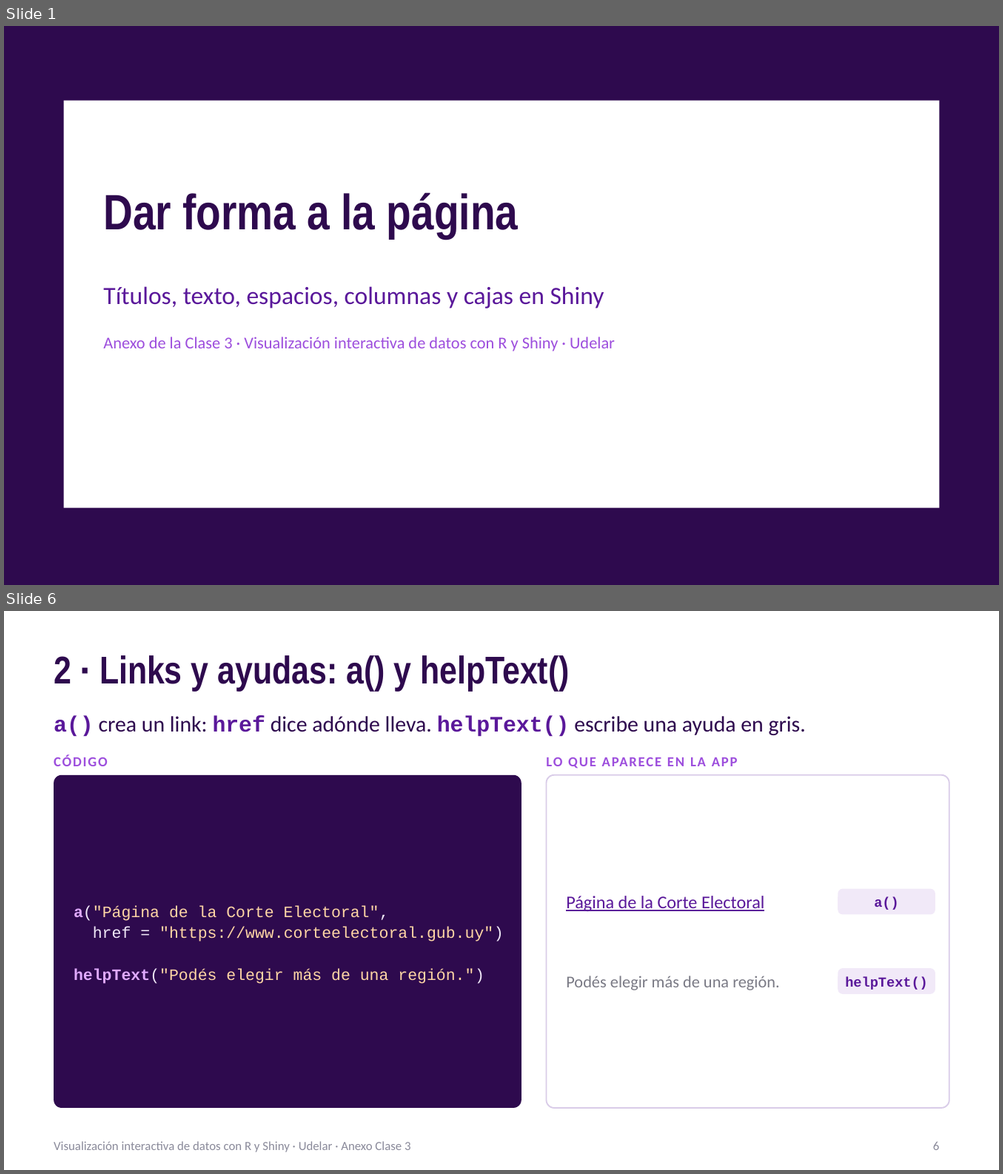
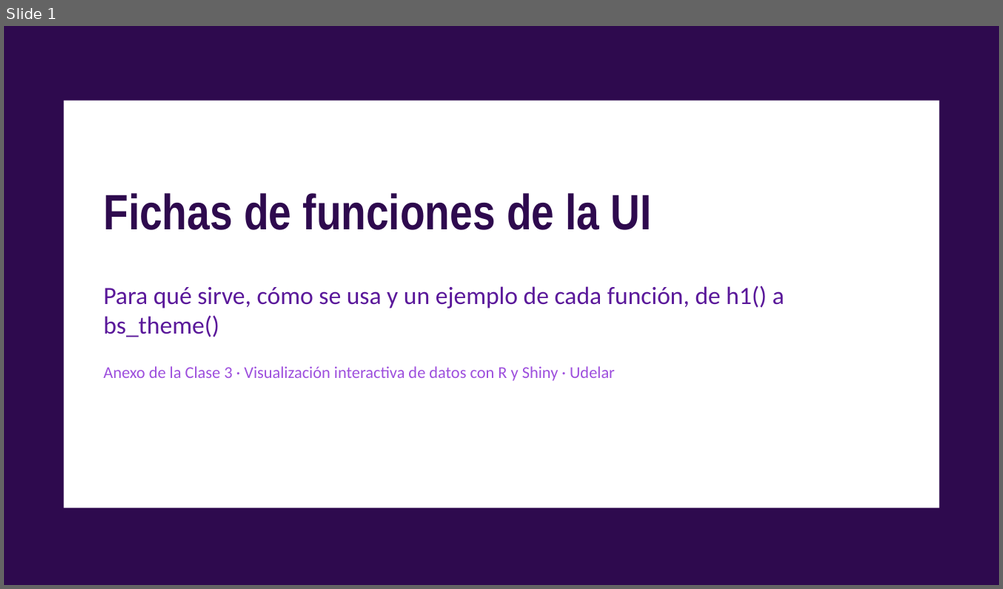
Before and after one commit to nahura99/visualizacion_datos_shiny, a slide deck: clase3/clase3_anexo_ui.pptx. Shown one above the other, each under a label of ours: slides 1 and 6 before the commit, slide 1 after it; the slides between them are not shown. The pictures are 1003x1174 and 1003x589 pixels, drawn with LibreOffice and Linux fonts; fonts in the diff are those of the drawing. Boxes give left, top, right and bottom in pixels: in the first picture for what was removed or moved away, otherwise in the second. Text is boxed around its words. In the diff, an @@ line names an element or a change of style, - is before the commit and + after.

```diff
--- a/clase3/clase3_anexo_ui.pptx
+++ b/clase3/clase3_anexo_ui.pptx
@@ slide 6 removed at [4, 611, 999, 1170], background #FFFFFF @@
@@ title removed at [54, 655, 569, 692] @@
-2 · Links y ayudas: a() y helpText()
@@ text removed at [54, 716, 805, 737] @@
-a() crea un link: href dice adónde lleva. helpText() escribe una ayuda en gris.
@@ text removed at [54, 755, 108, 766] @@
-CÓDIGO
@@ text removed at [546, 758, 737, 769] @@
-LO QUE APARECE EN LA APP
@@ rounded rectangle removed at [54, 775, 521, 1108] @@
@@ rounded rectangle removed at [546, 775, 949, 1108] @@
@@ text removed at [566, 896, 764, 911] @@
-Página de la Corte Electoral
@@ rounded rectangle removed at [837, 889, 935, 914] @@
@@ text removed at [874, 897, 898, 910] @@
-a()
@@ text removed at [74, 906, 504, 984] @@
-a("Página de la Corte Electoral",
-href = "https://www.corteelectoral.gub.uy")
-helpText("Podés elegir más de una región.")
@@ text removed at [566, 976, 779, 991] @@
-Podés elegir más de una región.
@@ rounded rectangle removed at [837, 969, 935, 995] @@
@@ text removed at [845, 977, 928, 990] @@
-helpText()
@@ text removed at [54, 1142, 411, 1153] @@
-Visualización interactiva de datos con R y Shiny · Udelar · Anexo Clase 3
@@ page number removed at [933, 1142, 939, 1150] @@
-6
@@ slide 1 changed as well @@
@@ title at [103, 193, 652, 230]: text changed @@
-Dar forma a la página
+Fichas de funciones de la UI
@@ text at [103, 286, 784, 338]: text changed @@
-Títulos, texto, espacios, columnas y cajas en Shiny
+Para qué sirve, cómo se usa y un ejemplo de cada función, de h1() a bs_theme()
```
Also in this commit, not shown: 1 other slide changed, 20 slides added, 7 other slides removed.
